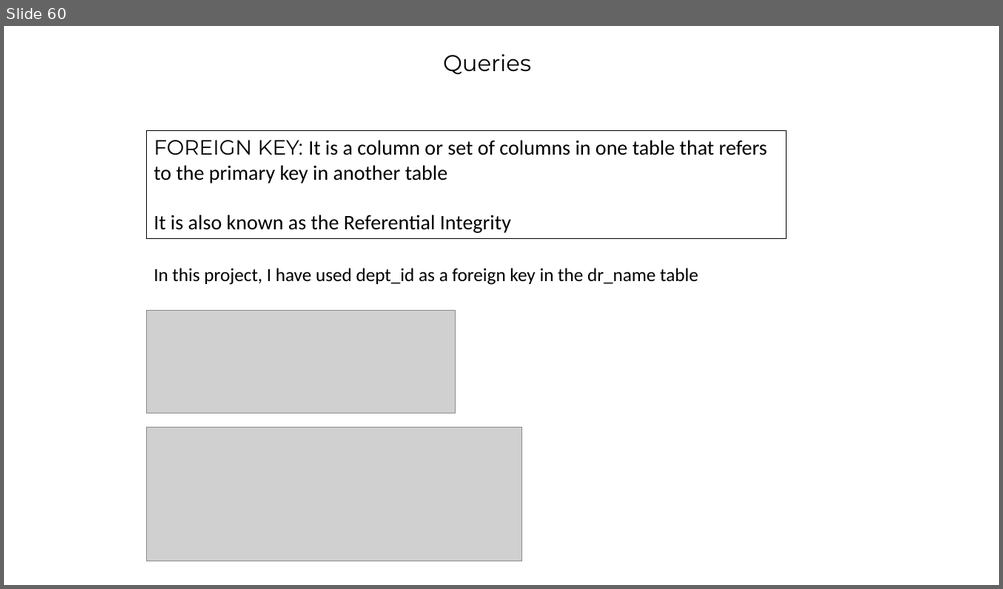
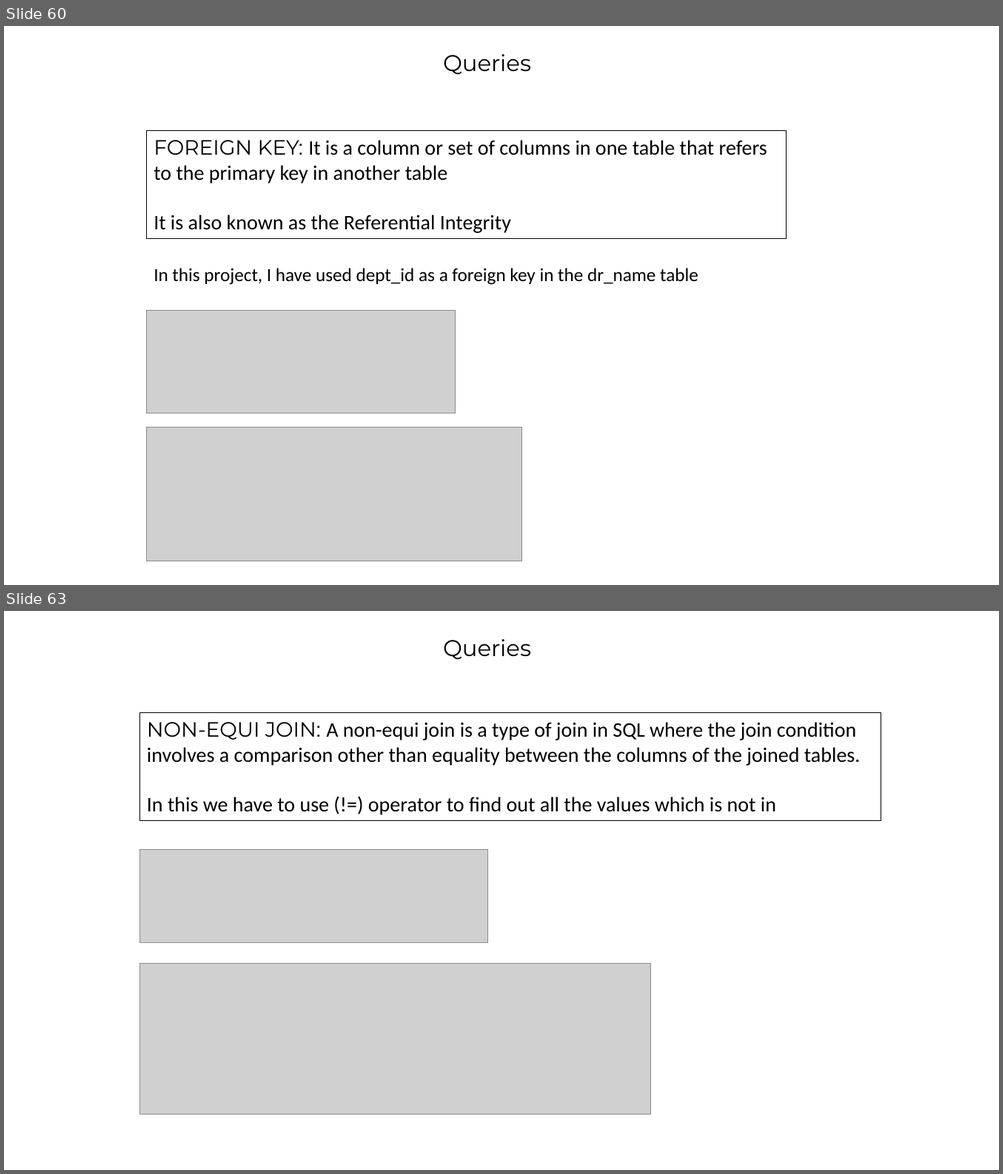
Before and after one commit to barrett28/1_IT-vedant, a slide deck: 4_sql/project''/hospital_management.pptx. Shown one above the other, each under a label of ours: slide 60 before the commit, slides 60 and 63 after it; the slides between them are not shown. The pictures are 1003x589 and 1003x1174 pixels, drawn with LibreOffice and Linux fonts; fonts in the diff are those of the drawing; grey boxes stand for pictures; background and template pictures are left out. Boxes give left, top, right and bottom in pixels: in the first picture for what was removed or moved away, otherwise in the second. Text is boxed around its words. In the diff, an @@ line names an element or a change of style, - is before the commit and + after.

```diff
--- a/4_sql/project''/hospital_management.pptx
+++ b/4_sql/project''/hospital_management.pptx
@@ slide 63 added at (x1=4, y1=611, x2=999, y2=1170), background picture (left out) @@
@@ text added at (x1=443, y1=639, x2=531, y2=660), 22 pt, text #000000 @@
+Queries
@@ rectangle added at (x1=140, y1=713, x2=882, y2=821), outline #000000 0.75 pt, 20 pt, text #000000 @@
+NON-EQUI JOIN: A non-equi join is a type of join in SQL where the join condition involves a comparison other than equality between the columns of the joined tables.
+In this we have to use (!=) operator to find out all the values which is not in
@@ picture added at (x1=140, y1=850, x2=487, y2=943) @@
@@ picture added at (x1=140, y1=964, x2=651, y2=1115) @@
```
Also in this commit, not shown: 6 other slides added, 7 slides removed, 17 other files.
